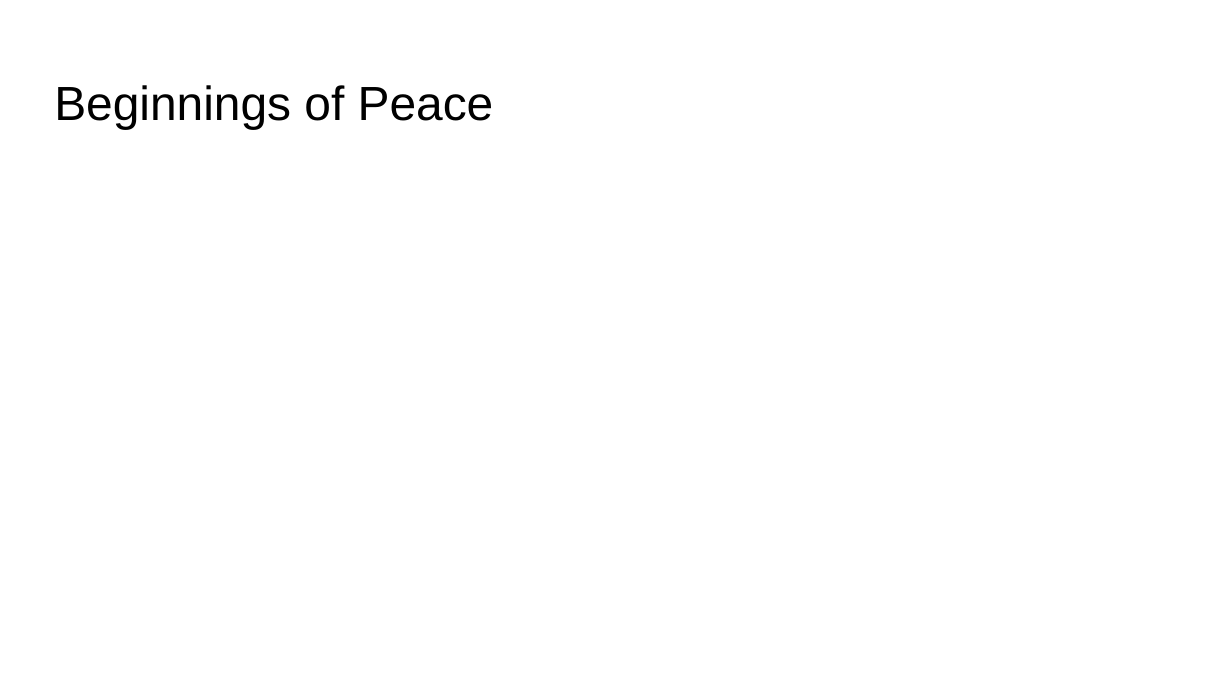
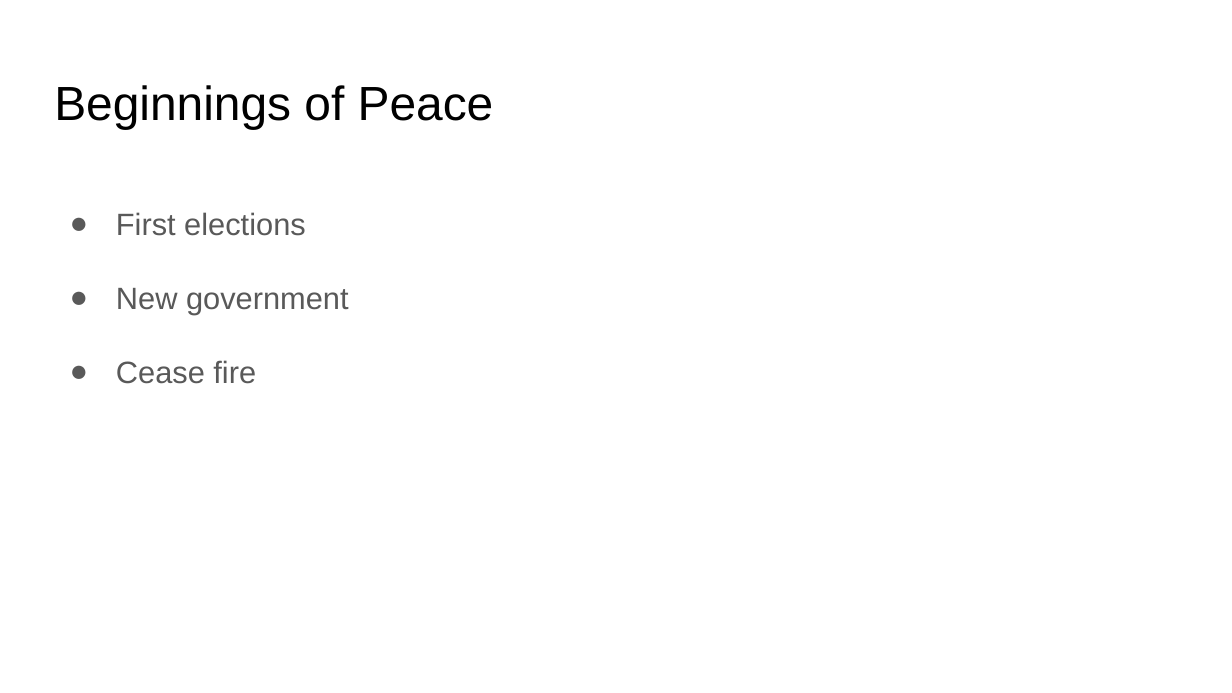
Before and after one commit to arkelf/finalproject, a slide deck: slide 9 of Myanmar presentation.pptx (slide 11 before the commit). Drawn at 1232x693 pixels with LibreOffice and Linux fonts; fonts in the diff are those of the drawing. Boxes give left, top, right and bottom in pixels: in the first picture for what was removed or moved away, otherwise in the second. Text is boxed around its words. In the diff, an @@ line names an element or a change of style, - is before the commit and + after.

```diff
--- a/Myanmar presentation.pptx
+++ b/Myanmar presentation.pptx
@@ text added at bbox=[116, 212, 349, 384], 18 pt, text #595959 @@
+● First elections
+● New government
+● Cease fire
```
Also in this commit, not shown: 3 other slides changed, 13 slides added, 11 slides removed.
